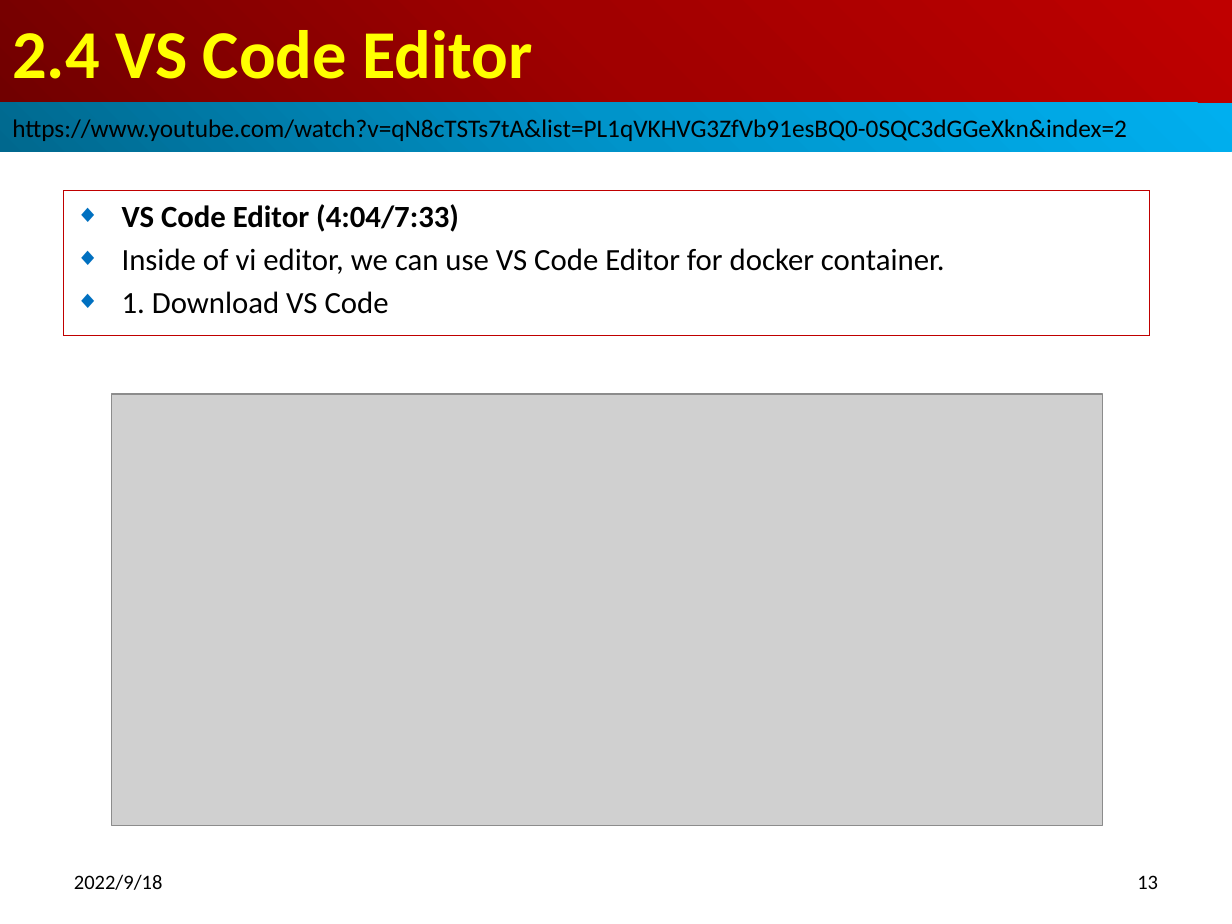
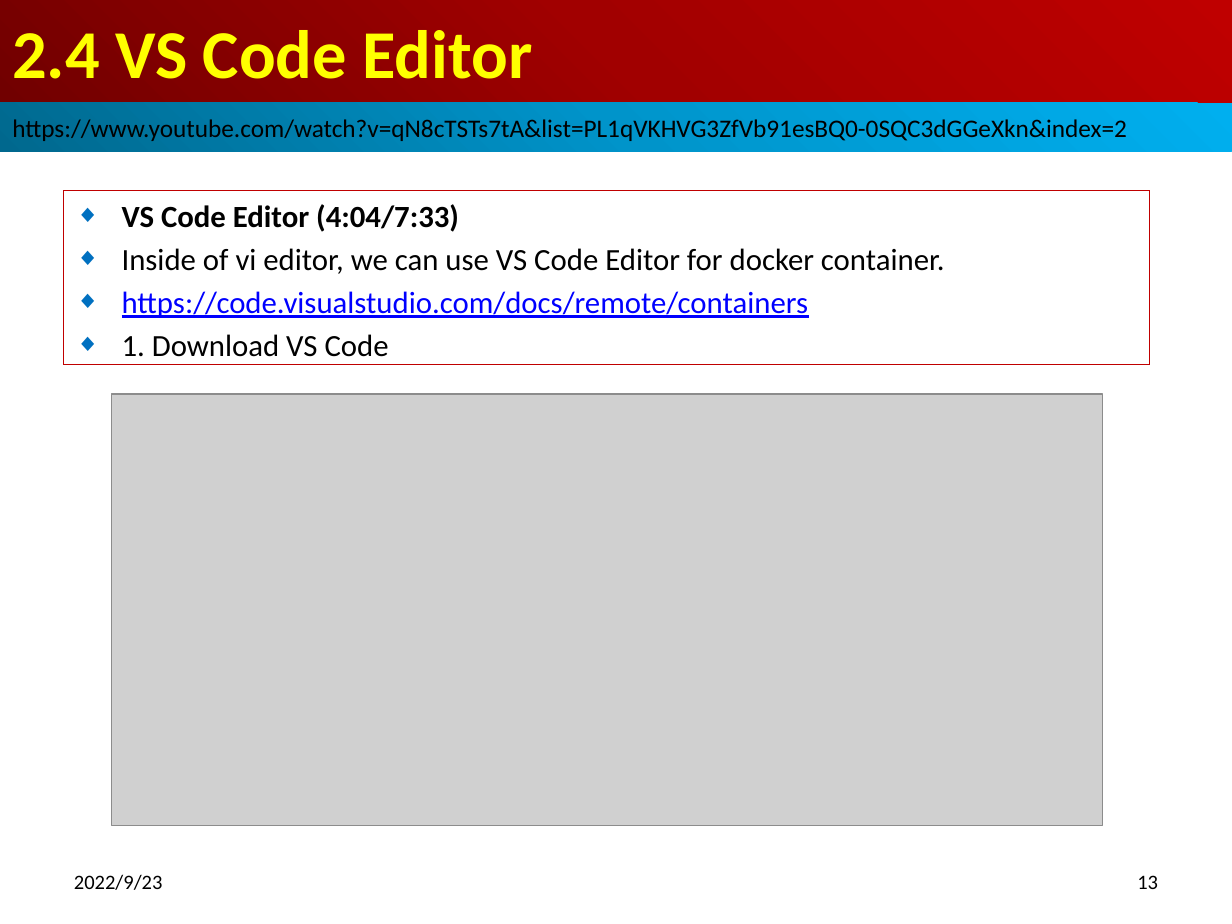
Before and after one commit to peterhchen/018_SystemC, a slide deck: slide 13 of 02_DockerSystemC.pptx. Drawn at 1232x924 pixels with LibreOffice and Linux fonts; fonts in the diff are those of the drawing; grey boxes stand for pictures. Boxes give left, top, right and bottom in pixels: in the first picture for what was removed or moved away, otherwise in the second. Text is boxed around its words. In the diff, an @@ line names an element or a change of style, - is before the commit and + after.

```diff
--- a/02_DockerSystemC.pptx
+++ b/02_DockerSystemC.pptx
@@ subtitle "VS Code Editor (4:04/7:33)" resized from (x1=63, y1=191, x2=1149, y2=336) to (x1=63, y1=191, x2=1149, y2=366) @@
@@ subtitle at (x1=122, y1=291, x2=809, y2=318): paragraph added @@
+◆ https://code.visualstudio.com/docs/remote/containers
@@ text at (x1=74, y1=874, x2=163, y2=890): text changed @@
-2022/9/18
+2022/9/23
```
Also in this commit, not shown: 16 other slides changed, 7 other files.
